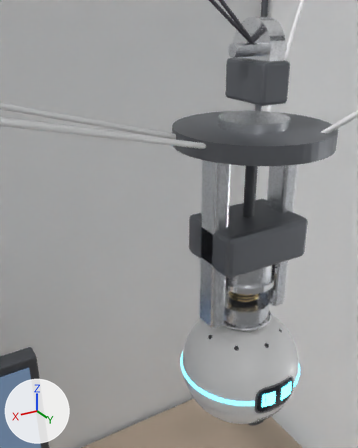
Two versions of the glTF model web/models/rig.glb, one commit apart.
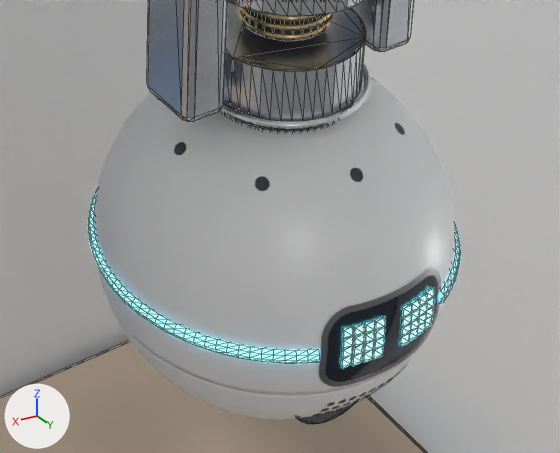
The first picture shows the older version from a camera (50 mm lens) standing at (-0.2, 0.739, 1.525) and looking at (-0.364, 0.465, 1.388). The close-ups show the older and then the newer version on the part from 43% to 93% of the width and 65% to 97% of the height of that picture. Only the edits that show in the close-ups are written down. The lights are fixed; the arrows at lower left show +X, +Y and +Z. The close-ups show mesh edges as thin lines. Where no turn or scale is listed for an object, it has been applied to the vertices.

In view in the first close-up: 'breakaway_ring', 'desk', 'hub_plug_body', 'hub_rail_-25', 'hub_rail_25', 'hub_yaw_ring', 'led_band', 'shell_lower', 'shell_upper', 'wall_back', 'wall_side_-1', 'window_glass' and 43 more.
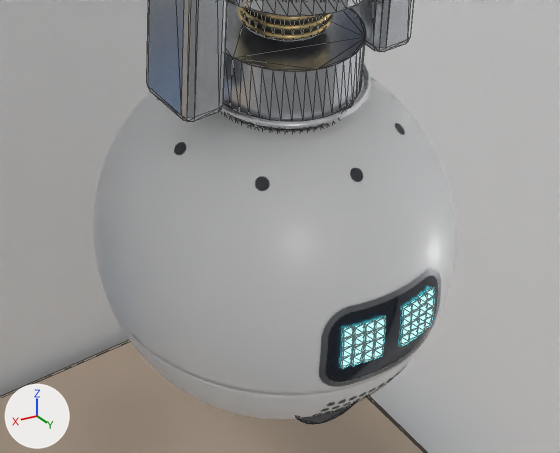
Diff of the bpy script that builds the scene:
```diff
--- a/web/models/rig.glb.py
+++ b/web/models/rig.glb.py
@@ ob_led_band @@
-ob_led_band = bpy.data.objects.new('led_band', me_led_band)
-ob_led_band.location = (-0.38, 0.52, 1.3)
```

What differs and where, as boxes (x1, y1, x2, y2) in the close-ups (560 x 453 px):
'led_band', deleted (mostly hidden)
    before: (88, 193, 461, 363)
